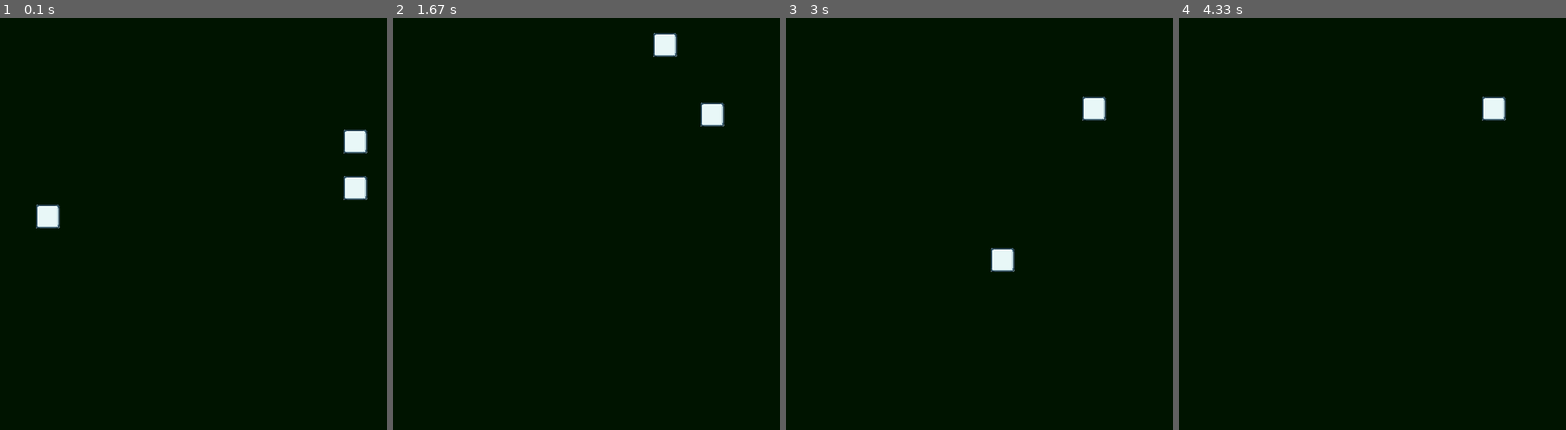
Above: before the commit, frames 1-4 (left to right).
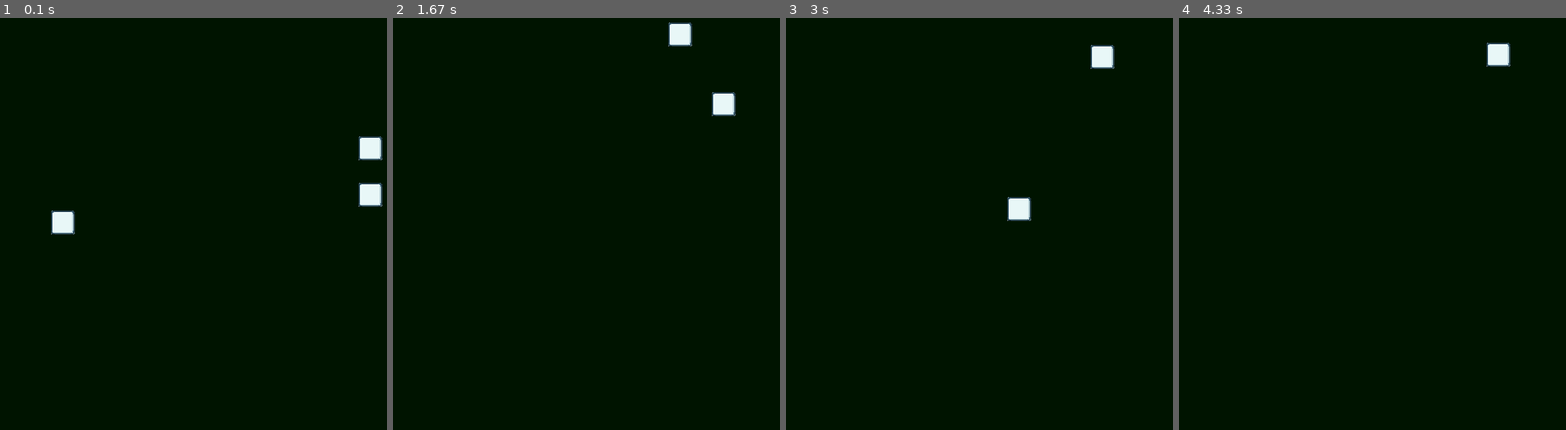
Above: after the commit, the same moments.

Repository: njtan142/pygame-like-unity
Game: pygame game, started from main.py
Two runs of this game, one before a commit and one after it. Both use one fixed random seed, a clock stepped at 60 frames per second and the inputs below.
Inputs:
- Up to frame 1 (0.1 s): no input
- Up to frame 2 (1.67 s): hold D 0.33-0.8 s; hold W 0.83-1.13 s; tap Space at 0.9, 1.23, 1.53 s; hold D 1.17-1.63 s
- Up to frame 3 (3 s): hold A 1.67-2.2 s; tap Space at 1.73, 2.03, 2.3, 2.63, 2.93 s; hold S 2.23-2.53 s; hold A 2.57-2.97 s
- Up to frame 4 (4.33 s): hold W 3-3.37 s; tap Space at 3.07, 3.47, 3.77, 4.13 s; hold D 3.4-4.03 s; hold S from 4.07 s (still down)

The runs differ from the first frame. In frame 1, 1.7% of the frame differs, in the area x 9-99%, y 27-53%; in frame 2, 1.2%; in frame 3, 1.4%; in frame 4, 0.7%.

Commit message:
minor update

Diff:
--- a/PygameUnity/game_object.py
+++ b/PygameUnity/game_object.py
@@ -86,6 +86,14 @@
                             if not collisions[obj].physics.rigidbody.is_kenimatic:
                                 collisions[obj].physics.velocity.y += self.physics.velocity.y
                         self.physics.velocity.y = round(-self.physics.velocity.y * self.physics.material.bounciness)
+                        difference = ((self.physics.material.friction + collisions[obj].physics.material.friction) * time_delta) / abs((self.physics.material.friction + collisions[obj].physics.material.friction) * time_delta)
+                        difference *= max((self.physics.material.friction + collisions[obj].physics.material.friction) * time_delta, 0)
+                        difference = abs(self.physics.velocity.x - difference)
+                        if self.physics.velocity.x > 0:
+                            self.physics.velocity.x -= difference * time_delta
+                        elif self.physics.velocity.x < 0:
+                            self.physics.velocity.x += difference * time_delta
+
                 self.transform.position.y = self.collider.top - self.collider.height / 2
 
     def render(self, screen, x, y):
@@ -145,7 +153,6 @@
         self.height = params[3]
         self.right = params[0] + params[2]
         self.bottom = params[1] - params[3]
-        print(self.left, self.top, self.right, self.bottom)
 
     def update(self):
         self.right = self.left + self.width
@@ -224,6 +231,6 @@
 
 class Material:
 
-    def __init__(self, bounciness=0.3, friction=0.3):
+    def __init__(self, bounciness=0.3, friction=50):
         self.bounciness = bounciness
         self.friction = friction
--- a/camera.py
+++ b/camera.py
@@ -39,12 +39,15 @@
 
         self.z_positions.sort()
         self.layers.sort()
-        print(self.layers)
 
     def movement(self, time_delta):
         x = self.game_object.transform.position.x - self.target.transform.position.x
         y = self.game_object.transform.position.y - self.target.transform.position.y
-        x = (x/abs(x)) * abs(x) ** 1.3
-        y = (y/abs(y)) * abs(y) ** 1.3
+
+        if x != 0:
+            x = (x/abs(x)) * abs(x) ** 1.1
+        if y != 0:
+            y = (y/abs(y)) * abs(y) ** 1.1
+
         self.game_object.transform.position.x -= x * time_delta
         self.game_object.transform.position.y -= y * time_delta
--- a/main.py
+++ b/main.py
@@ -91,7 +91,7 @@
     test3.move(0, 0, time_delta, container.children)
     test.move(0, 0, time_delta, container.children)
     pygame_events()
-    print(test.physics.velocity.y)
+    print(test3.physics.velocity.y)
     camera.movement(time_delta)
     camera.render(screen)
     pygame.display.flip()
